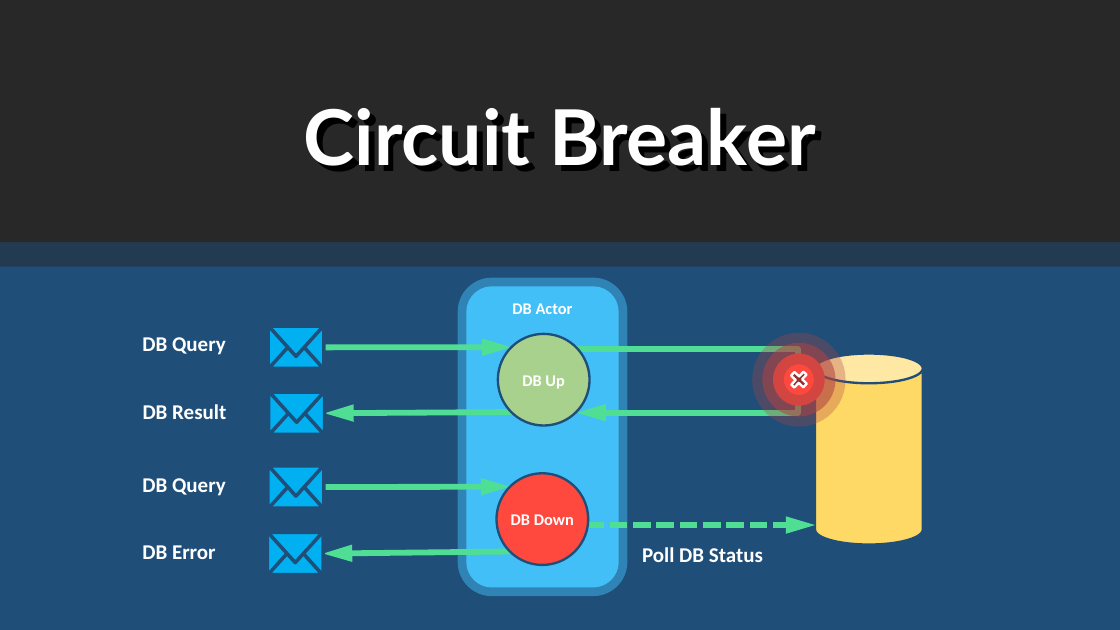
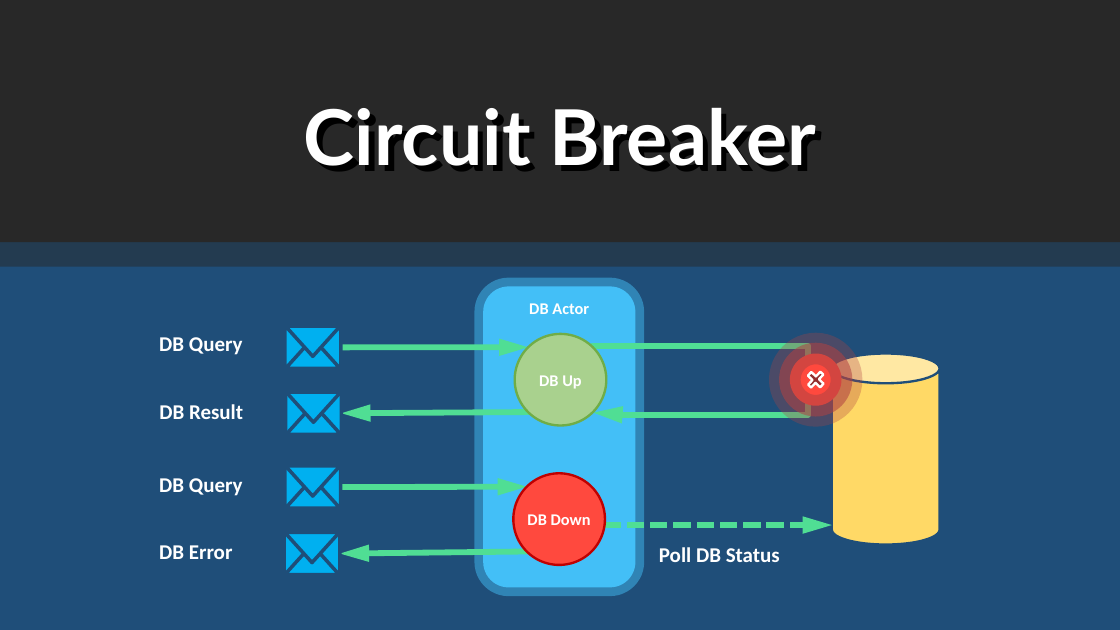
Before and after one commit to rogeralsing/Presentations, a slide deck: slide 18 of FailingGracefully/QConSP/protoactor.pptx (slide 17 before the commit). Drawn at 1120x630 pixels with LibreOffice and Linux fonts; fonts in the diff are those of the drawing. Boxes give left, top, right and bottom in pixels: in the first picture for what was removed or moved away, otherwise in the second. Text is boxed around its words. In the diff, an @@ line names an element or a change of style, - is before the commit and + after.

```diff
--- a/FailingGracefully/QConSP/protoactor.pptx
+++ b/FailingGracefully/QConSP/protoactor.pptx
@@ ellipse "DB Up" at (x1=515, y1=334, x2=607, y2=425): outline #1F4E79 2 pt to #70AD47 2 pt @@
@@ elbow arrow moved from (576, 348) - (577, 413) to (592, 348) - (594, 413) @@
@@ 8 triangles, 5 rounded rectangles, 5 texts, 5 arrows, 4 ellipses, 1 plus, 1 cylinder moved together from (x1=142, y1=287, x2=923, y2=587) to (x1=159, y1=287, x2=939, y2=587) @@
@@ ellipse "DB Down" at (x1=513, y1=473, x2=605, y2=565): outline #1F4E79 2 pt to #C00000 2 pt @@
```
Also in this commit, not shown: 5 other slides changed, 4 slides added, 1 slide removed.
